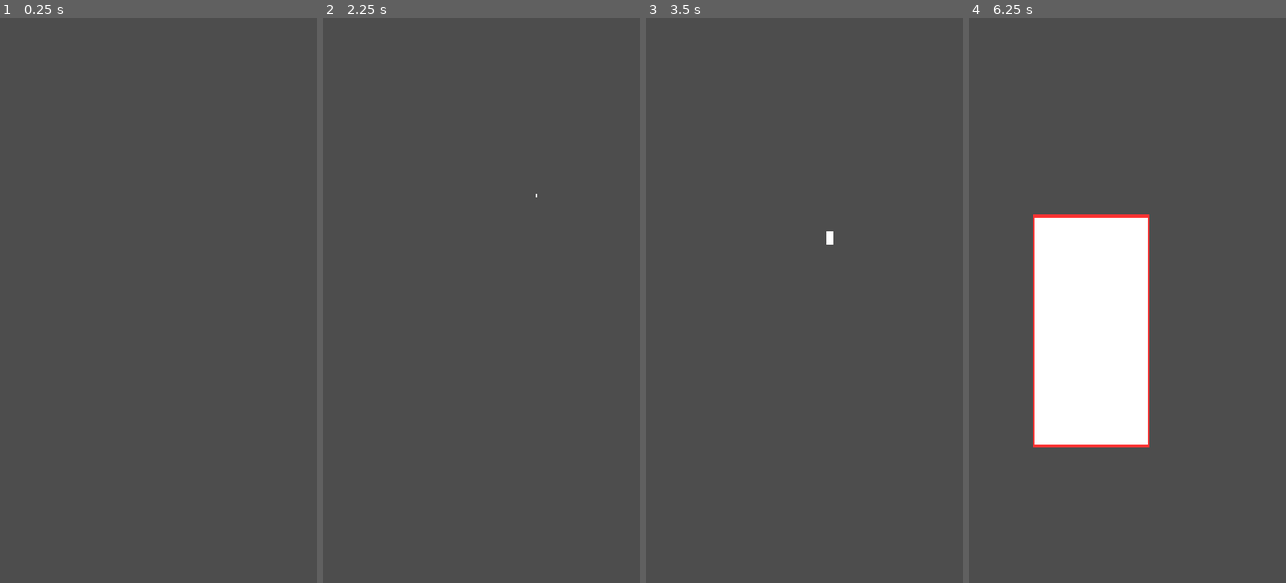
Above: before the commit, frames 1-4 (left to right).
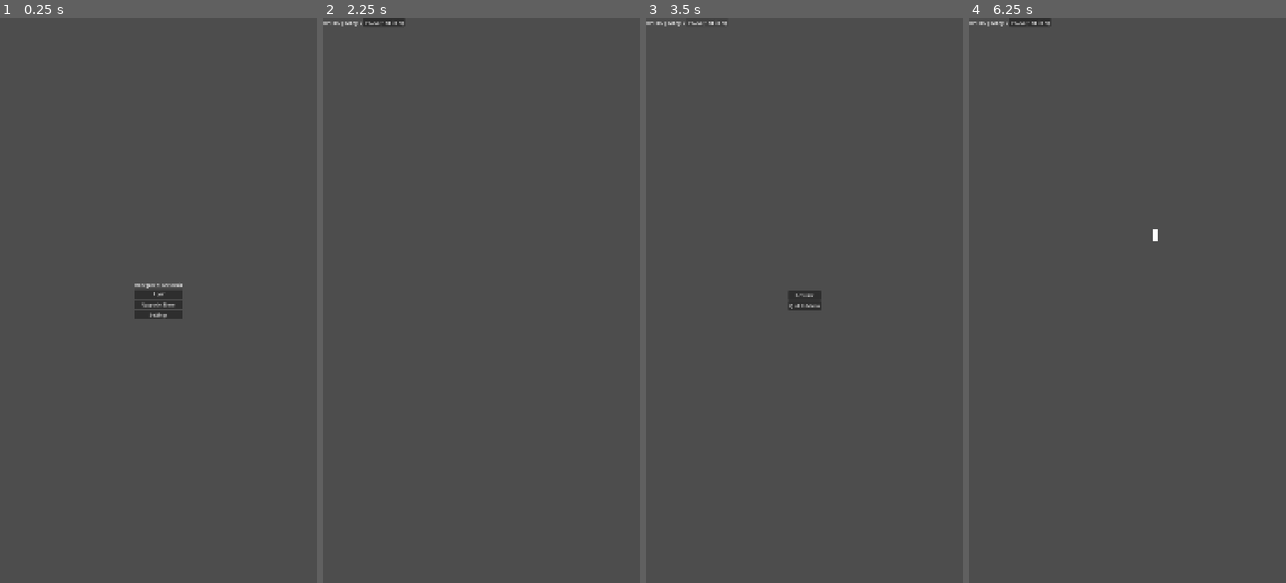
Above: after the commit, the same moments.

Repository: Tom-the-Human/Berserkir-Slice-n-Defend
Game: Godot game, scene res://Core/main.tscn
Two runs of this game, one before a commit and one after it. Both use one fixed random seed, a clock stepped at 60 frames per second and the inputs below.
Inputs (mouse positions are in pixels of both pictures, inside the frame that each line leads up to):
- Up to frame 1 (0.25 s): no input
- Up to frame 2 (2.25 s): click (481, 306) at 0.5 s, where only the run after the commit has a clickable "Upgrade Store"; click (481, 317) at 1.25 s, where only the run after the commit has a clickable "Settings"; click (481, 294) at 2 s, where only the run after the commit has a clickable "PLAY"
- Up to frame 3 (3.5 s): click (706, 23) at 2.75 s, where only the run after the commit has a clickable "PAUSE(find icon!)"
- Up to frame 4 (6.25 s): click (1127, 294) at 3.5 s, where only the run after the commit has a clickable "Resume"; move the mouse to (1197, 272) at 4.27 s; click (1197, 272) at 4.42 s; drag from (1064, 328) to (1168, 215) at 5.02 s; move the mouse to (1159, 176) at 5.77 s; click (1159, 176) at 5.92 s

The runs differ from the first frame. In frame 1, 0.7% of the frame differs, in the area x 42-58%, y 47-54%; in frame 2, 0.2%; in frame 3, 0.5%; in frame 4, 15%, in the area x 0-60%, y 0-76%.

Commit message:
basic menus implemented

Diff:
--- a/Core/main.gd
+++ b/Core/main.gd
@@ -1,9 +1,18 @@
 extends Node2D
 
+@onready var ui_manager = $UIManager
+@onready var hud = %HUD
+@onready var main_menu =  %MainMenu
+@onready var pause_screen = %PauseScreen
+@onready var game_over_screen = %GameOverScreen
+
+@onready var stats_label = %StatsLabel # shown at
+
 # FIXME: this needs to be split into a max health and current health
-# max health will be upgradable, so needs to be dynamic
+# max health will be upgradable, so needs to be dynamic (Global?)
 var player_health := 100
 
+# FIXME: these vars need to be Global
 var total_glory := 0   # all runs
 var current_glory := 0 # wallet
 var total_kills := 0   # all runs
@@ -17,19 +26,32 @@
 # Called when the node enters the scene tree for the first time.
 func _ready() -> void:
 	$SpawnDirector.enemy_spawned.connect(_on_enemy_spawned)
-	start_new_run()
+	get_tree().paused = true
 
-# Called every frame. 'delta' is the elapsed time since the previous frame.
-func _process(_delta: float) -> void:
-	pass
+	hud.hide()
+	pause_screen.hide()
+	game_over_screen.hide()
+	main_menu.show()
+
 
 func start_new_run() -> void:
+	for enemy in get_tree().get_nodes_in_group("enemies"):
+		enemy.queue_free()
+	# DEBUG
+	print("Run started")
 	run_glory = 0
 	run_kills = 0
 	run_start_time = Time.get_ticks_msec()
 	player_health = 100 # FIXME
-	# DEBUG
-	print("Run started")
+
+	main_menu.hide()
+	game_over_screen.hide()
+	hud.show()
+
+	get_tree().paused = false
+	$SpawnDirector/PacingTimer.start()
+	$SpawnDirector/SpawnTimer.start()
+
 
 func _on_enemy_spawned(new_enemy: Enemy) -> void:
 	# send SwipeTrail coords to enemy
@@ -43,10 +65,6 @@
 	new_enemy.part_broken.connect(_on_part_broken)
 
 func _on_player_damaged(damage: int) -> void:
-	player_health -= damage
-	# debug/placeholder
-	print("Hit! Player health now ", player_health)
-
 	if player_health <= 0:
 		# get run time
 		var run_end_time := Time.get_ticks_msec()
@@ -56,18 +74,50 @@
 		var seconds := total_seconds % 60
 		run_time_str = "%d:%02d" % [minutes, seconds]
 
-		# placeholder
-		print("Berserker has fallen!\nGAME OVER")
-		print("Run Summary -> Kills: ", run_kills, " | Glory: ", run_glory, " | Time: ", run_time_str)
-		# implement proper game over later, just end spawning for now
-		# will return player to menu
+		get_tree().paused = true
+		$SpawnDirector/PacingTimer.stop()
 		$SpawnDirector/SpawnTimer.stop()
+		stats_label.text = "Kills: %d | Glory: %d | Time: %s" % [run_kills, run_glory, run_time_str]
+
+		hud.hide()
+		game_over_screen.show()
+
+
+	player_health -= damage
+	# debug/placeholder
+	print("Hit! Player health now ", player_health)
 
 func _on_enemy_killed() -> void:
-	total_kills += 1
-	# debug
-	print(total_kills)
+	run_kills += 1
+	total_kills +1
 
 func _on_part_broken() -> void:
+	run_glory += 1
 	total_glory += 1
-	print(total_glory)
+
+
+func _on_play_button_pressed() -> void:
+	start_new_run()
+
+func _on_upgrades_button_pressed() -> void:
+	pass # Replace with function body.
+	# TODO: Design and then hook up Upgrade Store
+
+func _on_settings_button_pressed() -> void:
+	pass # Replace with function body.
+	# TODO: Design and then hook up Settings Screen
+
+func _on_pause_button_pressed() -> void:
+	get_tree().paused = true
+	pause_screen.show()
+
+func _on_resume_button_pressed() -> void:
+	get_tree().paused = false
+	pause_screen.hide()
+
+func _on_menu_button_pressed() -> void:
+	get_tree().paused = true
+	pause_screen.hide()
+	game_over_screen.hide()
+	hud.hide()
+	main_menu.show()
--- a/Core/main.tscn
+++ b/Core/main.tscn
@@ -27,3 +27,154 @@
 
 [node name="SpawnTimer" type="Timer" parent="SpawnDirector" unique_id=796545954]
 autostart = true
+
+[node name="UIManager" type="CanvasLayer" parent="." unique_id=1858374009]
+process_mode = 3
+
+[node name="HUD" type="Control" parent="UIManager" unique_id=390099392]
+unique_name_in_owner = true
+visible = false
+layout_mode = 3
+anchors_preset = 15
+anchor_right = 1.0
+anchor_bottom = 1.0
+grow_horizontal = 2
+grow_vertical = 2
+
+[node name="MarginContainer" type="MarginContainer" parent="UIManager/HUD" unique_id=1235227705]
+layout_mode = 1
+anchors_preset = 10
+anchor_right = 1.0
+grow_horizontal = 2
+metadata/_edit_use_anchors_ = true
+
+[node name="HBoxContainer" type="HBoxContainer" parent="UIManager/HUD/MarginContainer" unique_id=1450230376]
+layout_mode = 2
+
+[node name="HUDStatsLabel" type="Label" parent="UIManager/HUD/MarginContainer/HBoxContainer" unique_id=835357425]
+layout_mode = 2
+text = "HP: 100 | Glory: 0"
+
+[node name="PauseButton" type="Button" parent="UIManager/HUD/MarginContainer/HBoxContainer" unique_id=247622489]
+layout_mode = 2
+size_flags_horizontal = 0
+size_flags_vertical = 0
+text = "PAUSE(find icon!)"
+icon_alignment = 2
+
+[node name="MainMenu" type="Control" parent="UIManager" unique_id=610470039]
+unique_name_in_owner = true
+layout_mode = 3
+anchors_preset = 15
+anchor_right = 1.0
+anchor_bottom = 1.0
+grow_horizontal = 2
+grow_vertical = 2
+
+[node name="VBoxContainer" type="VBoxContainer" parent="UIManager/MainMenu" unique_id=1833802800]
+layout_mode = 1
+anchors_preset = 8
+anchor_left = 0.5
+anchor_top = 0.5
+anchor_right = 0.5
+anchor_bottom = 0.5
+offset_left = -20.0
+offset_top = -20.0
+offset_right = 20.0
+offset_bottom = 20.0
+grow_horizontal = 2
+grow_vertical = 2
+
+[node name="TitleLabel" type="Label" parent="UIManager/MainMenu/VBoxContainer" unique_id=1134985336]
+layout_mode = 2
+text = "Rearguard: Berserkir"
+
+[node name="PlayButton" type="Button" parent="UIManager/MainMenu/VBoxContainer" unique_id=870385910]
+layout_mode = 2
+text = "PLAY"
+
+[node name="UpgradesButton" type="Button" parent="UIManager/MainMenu/VBoxContainer" unique_id=1202268847]
+layout_mode = 2
+text = "Upgrade Store"
+
+[node name="SettingsButton" type="Button" parent="UIManager/MainMenu/VBoxContainer" unique_id=1222489827]
+layout_mode = 2
+text = "Settings"
+
+[node name="PauseScreen" type="Control" parent="UIManager" unique_id=1399261238]
+unique_name_in_owner = true
+visible = false
+layout_mode = 3
+anchors_preset = 15
+anchor_right = 1.0
+anchor_bottom = 1.0
+grow_horizontal = 2
+grow_vertical = 2
+
+[node name="VBoxContainer" type="VBoxContainer" parent="UIManager/PauseScreen" unique_id=1786932217]
+layout_mode = 1
+anchors_preset = 8
+anchor_left = 0.5
+anchor_top = 0.5
+anchor_right = 0.5
+anchor_bottom = 0.5
+offset_left = -20.0
+offset_top = -20.0
+offset_right = 20.0
+offset_bottom = 20.0
+grow_horizontal = 2
+grow_vertical = 2
+
+[node name="ResumeButton" type="Button" parent="UIManager/PauseScreen/VBoxContainer" unique_id=1695034136]
+layout_mode = 2
+text = "Resume"
+
+[node name="MenuButton" type="Button" parent="UIManager/PauseScreen/VBoxContainer" unique_id=439560095]
+layout_mode = 2
+text = "Quit to Menu"
+
+[node name="GameOverScreen" type="Control" parent="UIManager" unique_id=313627088]
+unique_name_in_owner = true
+visible = false
+layout_mode = 3
+anchors_preset = 15
+anchor_right = 1.0
+anchor_bottom = 1.0
+grow_horizontal = 2
+grow_vertical = 2
+
+[node name="VBoxContainer" type="VBoxContainer" parent="UIManager/GameOverScreen" unique_id=136976009]
+layout_mode = 0
+offset_right = 40.0
+offset_bottom = 40.0
+
+[node name="MessageLabel" type="Label" parent="UIManager/GameOverScreen/VBoxContainer" unique_id=814011263]
+layout_mode = 2
+text = "VALHALLA AWAITS"
+
+[node name="StatsLabel" type="Label" parent="UIManager/GameOverScreen/VBoxContainer" unique_id=965098209]
+unique_name_in_owner = true
+layout_mode = 2
+text = "Stats: \"Kills: X | Glory: Y | Time: MM:SS\""
+
+[node name="PlayButton" type="Button" parent="UIManager/GameOverScreen/VBoxContainer" unique_id=255993244]
+layout_mode = 2
+text = "FIGHT AGAIN!"
+
+[node name="UpgradesButton" type="Button" parent="UIManager/GameOverScreen/VBoxContainer" unique_id=378330687]
+layout_mode = 2
+text = "UpgradeStore"
+
+[node name="MenuButton" type="Button" parent="UIManager/GameOverScreen/VBoxContainer" unique_id=837077339]
+layout_mode = 2
+text = "Main Menu"
+
+[connection signal="pressed" from="UIManager/HUD/MarginContainer/HBoxContainer/PauseButton" to="." method="_on_pause_button_pressed"]
+[connection signal="pressed" from="UIManager/MainMenu/VBoxContainer/PlayButton" to="." method="_on_play_button_pressed"]
+[connection signal="pressed" from="UIManager/MainMenu/VBoxContainer/UpgradesButton" to="." method="_on_upgrades_button_pressed"]
+[connection signal="pressed" from="UIManager/MainMenu/VBoxContainer/SettingsButton" to="." method="_on_settings_button_pressed"]
+[connection signal="pressed" from="UIManager/PauseScreen/VBoxContainer/ResumeButton" to="." method="_on_resume_button_pressed"]
+[connection signal="pressed" from="UIManager/PauseScreen/VBoxContainer/MenuButton" to="." method="_on_menu_button_pressed"]
+[connection signal="pressed" from="UIManager/GameOverScreen/VBoxContainer/PlayButton" to="." method="_on_play_button_pressed"]
+[connection signal="pressed" from="UIManager/GameOverScreen/VBoxContainer/UpgradesButton" to="." method="_on_upgrades_button_pressed"]
+[connection signal="pressed" from="UIManager/GameOverScreen/VBoxContainer/MenuButton" to="." method="_on_menu_button_pressed"]
--- a/Core/spawn_director.gd
+++ b/Core/spawn_director.gd
@@ -1,6 +1,7 @@
 extends Node2D
 
 signal enemy_spawned(enemy_node: Enemy)
+
 var spawn_phases = [
 	{"time": 10.0,   "peasant": 1.0,  "spearman": 1.0},
 	{"time": 30.0,   "peasant": 0.75, "spearman": 1.0},
@@ -62,54 +63,6 @@
 	else:
 		enemy_to_spawn = housecarl
 
-	############
-	## TODO: this should probably be refactored to a dict or something
-	## change spawn chances over time
-	#if run_time_seconds < 10.0:
-		#enemy_to_spawn = peasant
-	#elif run_time_seconds < 30.0:
-		#if roll < 0.75:
-			#enemy_to_spawn = peasant
-		#else:
-			#enemy_to_spawn = spearman
-	#elif run_time_seconds < 60.0:
-		#if roll < 0.5:
-			#enemy_to_spawn = peasant
-		#else:
-			#enemy_to_spawn = spearman
-	#elif run_time_seconds < 90.0:
-		#if roll < 0.3:
-			#enemy_to_spawn = peasant
-		#elif roll < 0.9:
-			#enemy_to_spawn = spearman
-		#else:
-			#enemy_to_spawn = housecarl
-	#elif run_time_seconds < 120.0:
-		#if roll < 0.1:
-			#enemy_to_spawn = peasant
-		#elif roll < 0.7:
-			#enemy_to_spawn = spearman
-		#else:
-			#enemy_to_spawn = housecarl
-	#elif run_time_seconds < 150.0:
-		#if roll < 0.05:
-			#enemy_to_spawn = peasant
-		#elif roll < 0.5:
-			#enemy_to_spawn = spearman
-		#else:
-			#enemy_to_spawn = housecarl
-	#elif run_time_seconds < 180.0:
-		#if roll < 0.25:
-			#enemy_to_spawn = spearman
-		#else:
-			#enemy_to_spawn = housecarl
-	#else:
-		#if roll < 0.1:
-			#enemy_to_spawn = spearman
-		#else:
-			#enemy_to_spawn= housecarl
-	##########
-
 	# instantiate and add enemy to scene
 	if enemy_to_spawn:
 		var new_enemy = enemy_to_spawn.instantiate()
--- a/Enemy-sys/enemy.gd
+++ b/Enemy-sys/enemy.gd
@@ -19,6 +19,7 @@
 
 # Called when the node enters the scene tree for the first time.
 func _ready() -> void:
+	add_to_group("enemies")
 	var center_x := 540.0
 
 	# army width (pick random spot in army at horizon)
@@ -66,8 +67,6 @@
 
 	if progress >= 0.75 and not in_hit_zone:
 		in_hit_zone = true
-		# debug
-		print("hit zone entered")
 		# change outline_width to make visible
 		outline_line.width = 1.5
 
